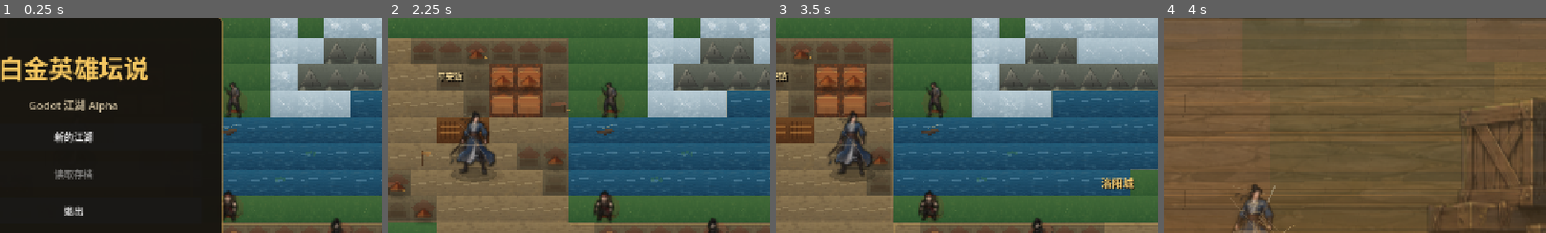
Above: before the commit, frames 1-4 (left to right).
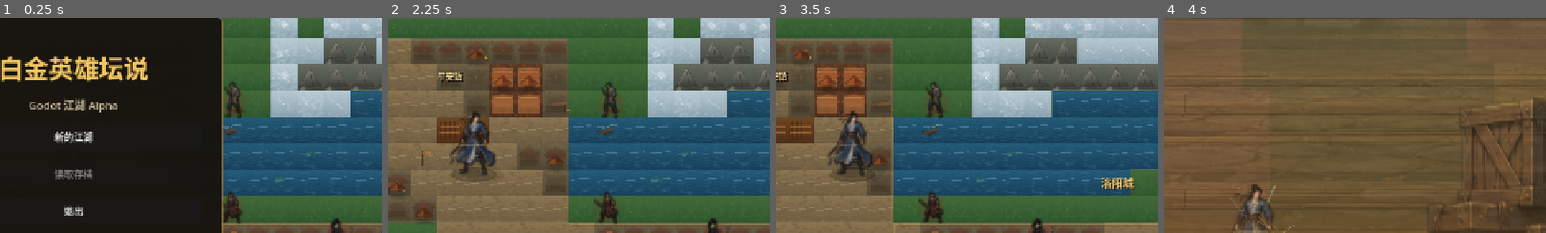
Above: after the commit, the same moments.

Repository: coyoteXujie/yxts-llm
Game: Godot game, scene res://scenes/main.tscn
The game is run twice, just before and just after one commit, with the same random seed, the same clock (stepped at 60 frames per second) and the same inputs.
Inputs (mouse positions are % of the whole screen's width and height, from its top left):
- Up to frame 1 (0.25 s): no input
- Up to frame 2 (2.25 s): click "新的江湖" at 0.5 s; click "开始" at 1.25 s; tap Enter at 2 s; move the mouse to (72, 45) at 2.02 s; hold D (move_right) from 2.03 s (still down); tap F (attack) at 2.1 s; click (72, 45) at 2.17 s
- Up to frame 3 (3.5 s): release D (move_right) at 2.75 s; drag from (30, 55) to (45, 70) at 2.77 s
- Up to frame 4 (4 s): move the mouse to (60, 28) at 3.52 s; hold D (move_right) from 3.53 s (still down); hold E (enter_area) from 3.53 s (still down)
The pictures show only the part of the screen within x 40-90%, y 18-68%; the shares and areas given below are measured in that part.

The runs differ from the first frame. In frame 1, 0.3% of the frame differs, in the area x 58-64%, y 80-96%; in frame 2, 0.4%, in the area x 53-60%, y 80-96%; in frame 3, 0.4%; in frame 4, nothing differs.

Commit message:
Add high quality thug leader sprite

Diff:
--- a/godot_project/assets/generated_art_manifest.json
+++ b/godot_project/assets/generated_art_manifest.json
@@ -99,7 +99,7 @@
     "阿秀": "res://assets/characters/reference_map_sprites/xueshan_lady_ref.png",
     "雪千柔": "res://assets/characters/reference_map_sprites/xueshan_swordswoman_ref.png",
     "流氓": "res://assets/characters/npc/map_sprites_v2/thug_stage_v2.png",
-    "流氓头": "res://assets/characters/reference_map_sprites/bandit_ref.png",
+    "流氓头": "res://assets/characters/npc/map_sprites_v2/thug_leader_stage_v2.png",
     "独角大盗": "res://assets/characters/reference_map_sprites/bandit_axe_ref.png",
     "采花大盗": "res://assets/characters/reference_map_sprites/assassin_ref.png",
     "黑衣大盗": "res://assets/characters/reference_map_sprites/assassin_ref.png",
--- a/godot_project/data/npc_sprite_assets.json
+++ b/godot_project/data/npc_sprite_assets.json
@@ -74,7 +74,7 @@
   "阿秀": "res://assets/characters/reference_map_sprites/xueshan_lady_ref.png",
   "雪千柔": "res://assets/characters/reference_map_sprites/xueshan_swordswoman_ref.png",
   "流氓": "res://assets/characters/npc/map_sprites_v2/thug_stage_v2.png",
-  "流氓头": "res://assets/characters/reference_map_sprites/bandit_ref.png",
+  "流氓头": "res://assets/characters/npc/map_sprites_v2/thug_leader_stage_v2.png",
   "独角大盗": "res://assets/characters/reference_map_sprites/bandit_axe_ref.png",
   "采花大盗": "res://assets/characters/reference_map_sprites/assassin_ref.png",
   "黑衣大盗": "res://assets/characters/reference_map_sprites/assassin_ref.png",
--- a/godot_project/tests/playtest_combat.gd
+++ b/godot_project/tests/playtest_combat.gd
@@ -80,6 +80,10 @@
 	_check(stage.enemy_texture != null, "2.5D 战斗舞台应加载敌人 sprite")
 	_check(GameData.get_npc_sprite_path("流氓").ends_with("thug_stage_v2.png"), "开局流氓应使用高质量敌人 sprite")
 	_check(stage.enemy_texture != null and stage.enemy_texture.get_size().y >= 1200.0, "2.5D 战斗舞台流氓敌人不应继续使用低清小图")
+	var thug_leader_sprite_path := GameData.get_npc_sprite_path("流氓头")
+	var thug_leader_texture := GameData.load_texture(thug_leader_sprite_path, true)
+	_check(thug_leader_sprite_path.ends_with("thug_leader_stage_v2.png"), "开局流氓头应使用高质量敌人 sprite")
+	_check(thug_leader_texture != null and thug_leader_texture.get_size().y >= 1200.0, "2.5D 战斗舞台流氓头不应继续使用低清小图")
 	_check(stage.background_texture != null, "2.5D 战斗舞台应加载当前区域背景")
 	_check(COMBAT_STAGE_SCRIPT.PLAYER_STAGE_HEIGHT >= 140.0, "2.5D 战斗舞台玩家不应继续偏小")
 	_check(COMBAT_STAGE_SCRIPT.ENEMY_STAGE_HEIGHT >= 148.0, "2.5D 战斗舞台敌人不应继续偏小")
Binary file added: godot_project/assets/characters/npc/map_sprites_v2/thug_leader_stage_v2.png
Not shown, changed: docs/14_Godot实现差距审计.md
Not shown, changed: docs/15_2.5D美术与横版战斗规划.md
